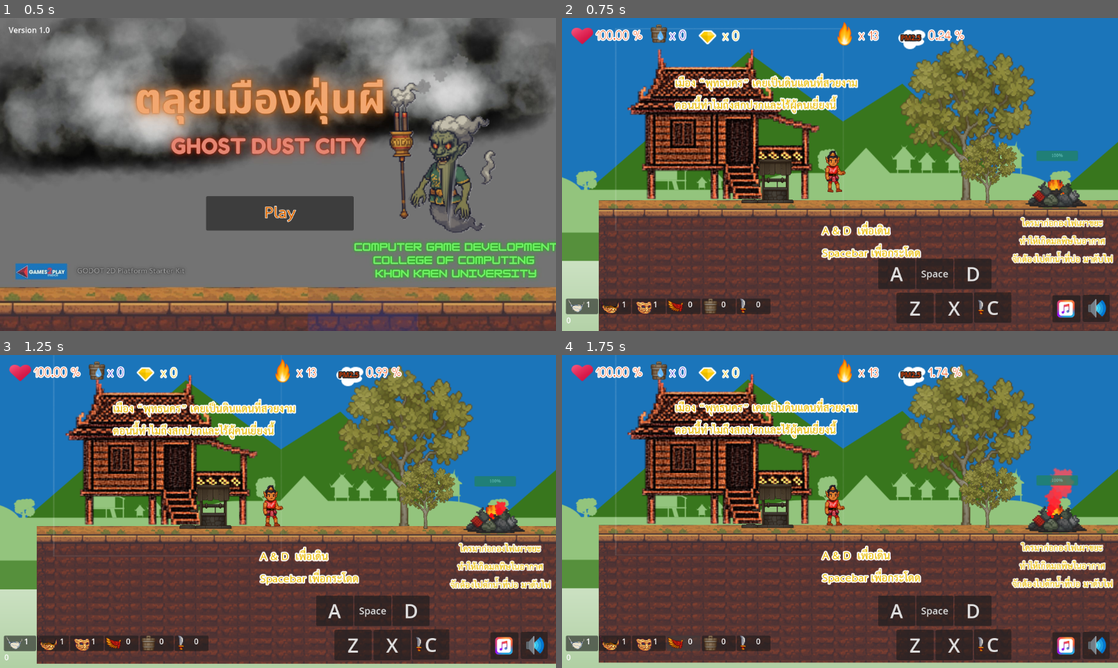
Above: before the commit, frames 1-4 (two rows, left to right).
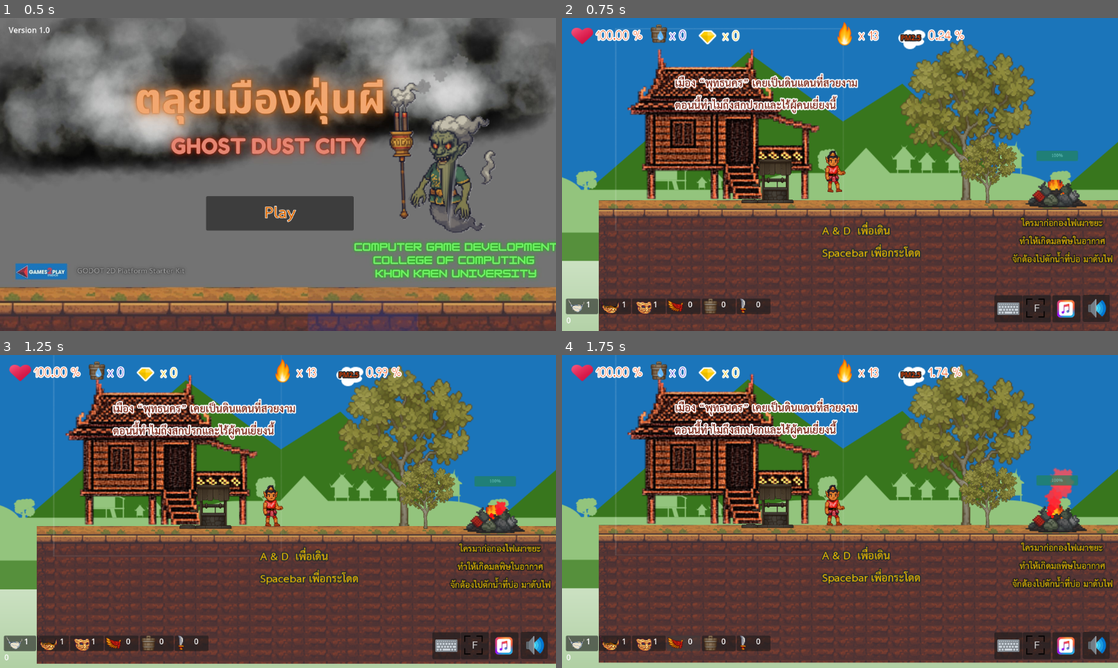
Above: after the commit, the same moments.

Repository: twachi/projectgame2d
Game: Godot game, scene res://Scenes/Levels/Menu.tscn
Same seed, same stepped clock (60 frames per second), same inputs: the game is played once before the commit and once after it.
Inputs:
- Up to frame 1 (0.5 s): no input
- Up to frame 2 (0.75 s): click "Play" at 0.5 s
- Up to frame 3 (1.25 s): no input
- Up to frame 4 (1.75 s): click "0" at 1.25 s

Frame 1 is identical in both runs. In frame 2, 7.3% of the frame differs, in the area x 20-100%, y 18-98%; in frame 3, 7.3%; in frame 4, 7.2%.

Commit message:
fullscreen

Diff:
--- a/Scenes/Levels/Level_01.tscn
+++ b/Scenes/Levels/Level_01.tscn
@@ -86,7 +86,7 @@
 offset_bottom = 139.0
 theme = ExtResource("13_07uvp")
 theme_override_colors/font_color = Color(0.910156, 0.730469, 0, 1)
-theme_override_colors/font_outline_color = Color(1, 1, 1, 1)
+theme_override_colors/font_outline_color = Color(0.0605303, 0.0605303, 0.0605303, 1)
 theme_override_constants/outline_size = 10
 theme_override_font_sizes/font_size = 32
 text = "ปีกครูฑา กด Z เพื่อใช้งาน
@@ -176,7 +176,7 @@
 offset_bottom = 166.265
 theme = ExtResource("13_07uvp")
 theme_override_colors/font_color = Color(0.910156, 0.730469, 0, 1)
-theme_override_colors/font_outline_color = Color(1, 1, 1, 1)
+theme_override_colors/font_outline_color = Color(0.111197, 0.111197, 0.111197, 1)
 theme_override_constants/outline_size = 10
 theme_override_font_sizes/font_size = 32
 text = "ใครมาก่อกองไฟเผาขยะ
@@ -300,7 +300,7 @@
 offset_bottom = 572.0
 theme = ExtResource("13_07uvp")
 theme_override_colors/font_color = Color(0.910156, 0.730469, 0, 1)
-theme_override_colors/font_outline_color = Color(1, 1, 1, 1)
+theme_override_colors/font_outline_color = Color(0.180005, 0.180005, 0.180005, 1)
 theme_override_constants/outline_size = 10
 theme_override_font_sizes/font_size = 32
 text = "A & D  เพื่อเดิน
@@ -312,7 +312,7 @@
 offset_right = 478.0
 offset_bottom = 234.0
 theme = ExtResource("13_07uvp")
-theme_override_colors/font_color = Color(0.910156, 0.730469, 0, 1)
+theme_override_colors/font_color = Color(0.434823, 0.07048, 2.40654e-08, 1)
 theme_override_colors/font_outline_color = Color(1, 1, 1, 1)
 theme_override_constants/outline_size = 10
 theme_override_font_sizes/font_size = 32
@@ -396,7 +396,7 @@
 offset_bottom = 174.0
 theme = ExtResource("13_07uvp")
 theme_override_colors/font_color = Color(0.910156, 0.730469, 0, 1)
-theme_override_colors/font_outline_color = Color(1, 1, 1, 1)
+theme_override_colors/font_outline_color = Color(0.111197, 0.111197, 0.111197, 1)
 theme_override_constants/outline_size = 10
 theme_override_font_sizes/font_size = 32
 text = "ดาษแห่งความบริสุทธิ์
@@ -414,7 +414,7 @@
 offset_bottom = 174.0
 theme = ExtResource("13_07uvp")
 theme_override_colors/font_color = Color(0.910156, 0.730469, 0, 1)
-theme_override_colors/font_outline_color = Color(1, 1, 1, 1)
+theme_override_colors/font_outline_color = Color(0.111197, 0.111197, 0.111197, 1)
 theme_override_constants/outline_size = 10
 theme_override_font_sizes/font_size = 32
 text = "ดาษแห่งความบริสุทธิ์
@@ -429,7 +429,7 @@
 offset_bottom = 609.0
 theme = ExtResource("13_07uvp")
 theme_override_colors/font_color = Color(0.910156, 0.730469, 0, 1)
-theme_override_colors/font_outline_color = Color(1, 1, 1, 1)
+theme_override_colors/font_outline_color = Color(0.0646965, 0.0646965, 0.0646965, 1)
 theme_override_constants/outline_size = 10
 theme_override_font_sizes/font_size = 32
 text = "ความประมาทของผู้คนทำให้เมืองนี้เต็มไปด้วยมลพิษ
@@ -446,7 +446,7 @@
 offset_bottom = 210.0
 theme = ExtResource("13_07uvp")
 theme_override_colors/font_color = Color(0.910156, 0.730469, 0, 1)
-theme_override_colors/font_outline_color = Color(1, 1, 1, 1)
+theme_override_colors/font_outline_color = Color(0.111197, 0.111197, 0.111197, 1)
 theme_override_constants/outline_size = 10
 theme_override_font_sizes/font_size = 32
 text = "ตำนานเล่าว่า เมื่อมลพิษปกคลุมเมืองจนหนาทึบ
--- a/Scenes/Managers/user_interface.tscn
+++ b/Scenes/Managers/user_interface.tscn
@@ -12,7 +12,10 @@
 [ext_resource type="Texture2D" uid="uid://dot1d83id2y3h" path="res://Assets/Icons/icons8-music-48.png" id="9_idnum"]
 [ext_resource type="Texture2D" uid="uid://cxtvwi5lwvx3i" path="res://Assets/Icons/icons8-audio-48.png" id="10_clwj3"]
 [ext_resource type="Texture2D" uid="uid://d31b5cfwpyfow" path="res://Assets/Icons/icons8-cancel-48.png" id="10_svglc"]
+[ext_resource type="Theme" uid="uid://pg5qj60mkk3i" path="res://Scenes/theme.tres" id="12_0dfm7"]
 [ext_resource type="Texture2D" uid="uid://dvwl0ifppdwwf" path="res://Assets/Icons/icons8-mute-48.png" id="12_8y5f2"]
+[ext_resource type="Texture2D" uid="uid://06e7nmu0eb0r" path="res://Assets/Spritesheet/icons8-full-screen-50.png" id="13_3kuws"]
+[ext_resource type="Texture2D" uid="uid://bnb10m5sfvi3w" path="res://Assets/Spritesheet/icons8-keyboard-48.png" id="14_3kuws"]
 
 [node name="UserInterface" type="CanvasLayer"]
 
@@ -299,6 +302,13 @@
 texture = ExtResource("7_0giir")
 polygon = PackedVector2Array(22.1698, 97.7633, 26.8114, 81.2601, 25.2642, 66.8198, 16.4969, 54.9582, 6.69814, 51.3481, 6.69814, 60.1154, 10.8239, 70.4299, 10.3082, 98.7947, 6.69814, 101.373, 9.27675, 110.141, 12.3711, 120.971, 25.2642, 126.128, 24.7485, 115.298, 29.9057, 109.109)
 uv = PackedVector2Array(22.1698, 97.7633, 26.8114, 81.2601, 25.2642, 66.8198, 16.4969, 54.9582, 6.69814, 51.3481, 6.69814, 60.1154, 10.8239, 70.4299, 10.3082, 98.7947, 6.69814, 101.373, 9.27675, 110.141, 12.3711, 120.971, 25.2642, 126.128, 24.7485, 115.298, 29.9057, 109.109)
+
+[node name="MaskTimeLabel" type="Label" parent="Inventory"]
+offset_left = 9.0
+offset_top = 6.0
+offset_right = 36.0
+offset_bottom = 29.0
+text = "0"
 
 [node name="Control" type="Control" parent="."]
 layout_mode = 3
@@ -327,6 +337,37 @@
 scale = Vector2(0.46875, 0.489583)
 texture = ExtResource("10_svglc")
 
+[node name="FullscreenButton" type="Button" parent="Control"]
+layout_mode = 0
+offset_left = -157.0
+offset_top = -34.0
+offset_right = -99.0
+offset_bottom = 22.0
+focus_mode = 0
+theme = ExtResource("12_0dfm7")
+theme_override_font_sizes/font_size = 32
+action_mode = 0
+text = "F"
+
+[node name="Icons8-full-screen-50" type="Sprite2D" parent="Control/FullscreenButton"]
+position = Vector2(26, 26)
+texture = ExtResource("13_3kuws")
+
+[node name="KeyboardButton" type="Button" parent="Control"]
+layout_mode = 0
+offset_left = -216.0
+offset_top = -34.0
+offset_right = -158.0
+offset_bottom = 22.0
+focus_mode = 0
+theme = ExtResource("12_0dfm7")
+theme_override_font_sizes/font_size = 32
+action_mode = 0
+
+[node name="Icons8-keyboard-48" type="Sprite2D" parent="Control/KeyboardButton"]
+position = Vector2(29, 28)
+texture = ExtResource("14_3kuws")
+
 [node name="SoundButton" type="Button" parent="Control"]
 layout_mode = 0
 offset_left = -33.0
@@ -345,76 +386,93 @@
 position = Vector2(29, 28)
 texture = ExtResource("12_8y5f2")
 
-[node name="AButton" type="Button" parent="Control"]
-offset_left = -457.0
-offset_top = -110.0
-offset_right = -380.0
-offset_bottom = -47.0
+[node name="Keyboards" type="Node2D" parent="Control"]
+
+[node name="AButton" type="Button" parent="Control/Keyboards"]
+offset_left = -516.0
+offset_top = -124.0
+offset_right = -439.0
+offset_bottom = -61.0
+scale = Vector2(1.2, 1.2)
 focus_mode = 0
 theme_override_font_sizes/font_size = 40
 action_mode = 0
 text = "A"
 
-[node name="DButton" type="Button" parent="Control"]
-offset_left = -299.0
-offset_top = -110.0
-offset_right = -222.0
-offset_bottom = -47.0
+[node name="DButton" type="Button" parent="Control/Keyboards"]
+offset_left = -317.0
+offset_top = -127.0
+offset_right = -240.0
+offset_bottom = -64.0
+scale = Vector2(1.2, 1.2)
 focus_mode = 0
 theme_override_font_sizes/font_size = 40
 action_mode = 0
 text = "D"
 
-[node name="ZButton" type="Button" parent="Control"]
-offset_left = -419.0
-offset_top = -39.0
-offset_right = -342.0
-offset_bottom = 24.0
+[node name="ZButton" type="Button" parent="Control/Keyboards"]
+offset_left = -516.0
+offset_top = -43.0
+offset_right = -439.0
+offset_bottom = 20.0
+scale = Vector2(1.2, 1.2)
 focus_mode = 0
 theme_override_font_sizes/font_size = 40
 action_mode = 0
 text = "Z"
 
-[node name="XButton" type="Button" parent="Control"]
-offset_left = -338.0
-offset_top = -39.0
-offset_right = -261.0
-offset_bottom = 24.0
+[node name="Polygon2D" type="Polygon2D" parent="Control/Keyboards/ZButton"]
+position = Vector2(18.3333, 33.3333)
+scale = Vector2(0.3, 0.3)
+offset = Vector2(-173.409, -161.973)
+texture = ExtResource("7_0giir")
+polygon = PackedVector2Array(200.969, 135.667, 127.764, 125.019, 133.088, 158.294, 171.687, 187.576, 196.976, 174.266)
+uv = PackedVector2Array(200.969, 135.667, 127.764, 125.019, 133.088, 158.294, 171.687, 187.576, 196.976, 174.266)
+
+[node name="XButton" type="Button" parent="Control/Keyboards"]
+offset_left = -417.0
+offset_top = -44.0
+offset_right = -340.0
+offset_bottom = 19.0
+scale = Vector2(1.2, 1.2)
 focus_mode = 0
 theme_override_font_sizes/font_size = 40
 action_mode = 0
 text = "X"
 
-[node name="CButton" type="Button" parent="Control"]
-offset_left = -258.0
-offset_top = -40.0
-offset_right = -181.0
-offset_bottom = 23.0
+[node name="poly8" type="Polygon2D" parent="Control/Keyboards/XButton"]
+position = Vector2(15, 40.8333)
+scale = Vector2(1.03069, 1.02408)
+offset = Vector2(-144, -252)
+texture = ExtResource("8_6jcpp")
+polygon = PackedVector2Array(132.163, 228.923, 158.462, 228.484, 156.27, 257.851, 131.286, 257.851)
+uv = PackedVector2Array(132.163, 228.923, 158.462, 228.484, 156.27, 257.851, 131.286, 257.851)
+
+[node name="CButton" type="Button" parent="Control/Keyboards"]
+offset_left = -317.0
+offset_top = -47.0
+offset_right = -240.0
+offset_bottom = 16.0
+scale = Vector2(1.2, 1.2)
 focus_mode = 0
 theme_override_font_sizes/font_size = 40
 action_mode = 0
 text = "C"
 
-[node name="Polygon2D" type="Polygon2D" parent="Control/CButton"]
-position = Vector2(14, 39)
-scale = Vector2(0.693335, 0.450414)
+[node name="Polygon2D" type="Polygon2D" parent="Control/Keyboards/CButton"]
+position = Vector2(14.1667, 49.1667)
+scale = Vector2(0.8, 0.8)
 offset = Vector2(-17.4869, -107.982)
 texture = ExtResource("7_0giir")
 polygon = PackedVector2Array(22.1698, 97.7633, 26.8114, 81.2601, 25.2642, 66.8198, 16.4969, 54.9582, 6.69814, 51.3481, 6.69814, 60.1154, 10.8239, 70.4299, 10.3082, 98.7947, 6.69814, 101.373, 9.27675, 110.141, 12.3711, 120.971, 25.2642, 126.128, 24.7485, 115.298, 29.9057, 109.109)
 uv = PackedVector2Array(22.1698, 97.7633, 26.8114, 81.2601, 25.2642, 66.8198, 16.4969, 54.9582, 6.69814, 51.3481, 6.69814, 60.1154, 10.8239, 70.4299, 10.3082, 98.7947, 6.69814, 101.373, 9.27675, 110.141, 12.3711, 120.971, 25.2642, 126.128, 24.7485, 115.298, 29.9057, 109.109)
 
-[node name="MaskTimeLabel" type="Label" parent="Control"]
-offset_left = -1103.0
-offset_top = 6.0
-offset_right = -1076.0
-offset_bottom = 29.0
-text = "0"
-
-[node name="SPButton" type="Button" parent="Control"]
-offset_left = -378.0
-offset_top = -110.0
-offset_right = -301.0
-offset_bottom = -47.0
+[node name="SPButton" type="Button" parent="Control/Keyboards"]
+offset_left = -417.0
+offset_top = -126.0
+offset_right = -340.0
+offset_bottom = -63.0
+scale = Vector2(1.2, 1.2)
 focus_mode = 0
 theme_override_font_sizes/font_size = 20
 action_mode = 0
@@ -427,14 +485,16 @@
 [connection signal="pressed" from="Inventory/Button5" to="GameUI" method="_on_button_5_pressed"]
 [connection signal="pressed" from="Inventory/Button6" to="GameUI" method="_on_button_6_pressed"]
 [connection signal="pressed" from="Control/MusicButton" to="GameUI" method="_on_music_button_pressed"]
+[connection signal="pressed" from="Control/FullscreenButton" to="GameUI" method="_on_fullscreen_button_pressed"]
+[connection signal="pressed" from="Control/KeyboardButton" to="GameUI" method="_on_keyboard_button_pressed"]
 [connection signal="pressed" from="Control/SoundButton" to="GameUI" method="_on_sound_button_pressed"]
-[connection signal="button_down" from="Control/AButton" to="GameUI" method="_on_a_button_button_down"]
-[connection signal="button_up" from="Control/AButton" to="GameUI" method="_on_a_button_button_up"]
-[connection signal="button_down" from="Control/DButton" to="GameUI" method="_on_d_button_button_down"]
-[connection signal="button_up" from="Control/DButton" to="GameUI" method="_on_d_button_button_up"]
-[connection signal="button_down" from="Control/ZButton" to="GameUI" method="_on_z_button_button_down"]
-[connection signal="button_up" from="Control/ZButton" to="GameUI" method="_on_z_button_button_up"]
-[connection signal="button_down" from="Control/XButton" to="GameUI" method="_on_x_button_button_down"]
-[connection signal="button_up" from="Control/XButton" to="GameUI" method="_on_x_button_button_up"]
-[connection signal="pressed" from="Control/CButton" to="GameUI" method="_on_c_button_pressed"]
-[connection signal="pressed" from="Control/SPButton" to="GameUI" method="_on_left_button_5_pressed"]
+[connection signal="button_down" from="Control/Keyboards/AButton" to="GameUI" method="_on_a_button_button_down"]
+[connection signal="button_up" from="Control/Keyboards/AButton" to="GameUI" method="_on_a_button_button_up"]
+[connection signal="button_down" from="Control/Keyboards/DButton" to="GameUI" method="_on_d_button_button_down"]
+[connection signal="button_up" from="Control/Keyboards/DButton" to="GameUI" method="_on_d_button_button_up"]
+[connection signal="button_down" from="Control/Keyboards/ZButton" to="GameUI" method="_on_z_button_button_down"]
+[connection signal="button_up" from="Control/Keyboards/ZButton" to="GameUI" method="_on_z_button_button_up"]
+[connection signal="button_down" from="Control/Keyboards/XButton" to="GameUI" method="_on_x_button_button_down"]
+[connection signal="button_up" from="Control/Keyboards/XButton" to="GameUI" method="_on_x_button_button_up"]
+[connection signal="pressed" from="Control/Keyboards/CButton" to="GameUI" method="_on_c_button_pressed"]
+[connection signal="pressed" from="Control/Keyboards/SPButton" to="GameUI" method="_on_left_button_5_pressed"]
--- a/Scripts/GameUI.gd
+++ b/Scripts/GameUI.gd
@@ -15,9 +15,12 @@
 @onready var sound_on: Sprite2D = $"../Control/SoundButton/sound_on"
 @onready var sound_off: Sprite2D = $"../Control/SoundButton/sound_off"
 @onready var m6label: Label = $"../Inventory/Button6/Label"
+var full = false
+var showkey = false
 
 func _ready() -> void:
 	update_audio()
+	$"../Control/Keyboards".visible = showkey
 
 func update_audio():
 	music_off.visible = !AudioManager.music_on
@@ -111,3 +114,15 @@
 
 func _on_x_button_button_up() -> void:
 	Input.action_release("water")
+
+
+func _on_fullscreen_button_pressed() -> void:
+	full = !full
+	if full:
+		DisplayServer.window_set_mode(DisplayServer.WINDOW_MODE_EXCLUSIVE_FULLSCREEN)
+	else:
+		DisplayServer.window_set_mode(DisplayServer.WINDOW_MODE_WINDOWED)
+
+func _on_keyboard_button_pressed() -> void:
+	showkey = !showkey
+	$"../Control/Keyboards".visible = showkey
Binary file added: Assets/Spritesheet/icons8-full-screen-48.png
Binary file added: Assets/Spritesheet/icons8-full-screen-50.png
Binary file added: Assets/Spritesheet/icons8-keyboard-48.png
Not shown: 1 places in Scenes/Managers/user_interface.tscn that only renumber resources
Not shown, changed: docs/index.html
Not shown, changed: docs/index.pck
